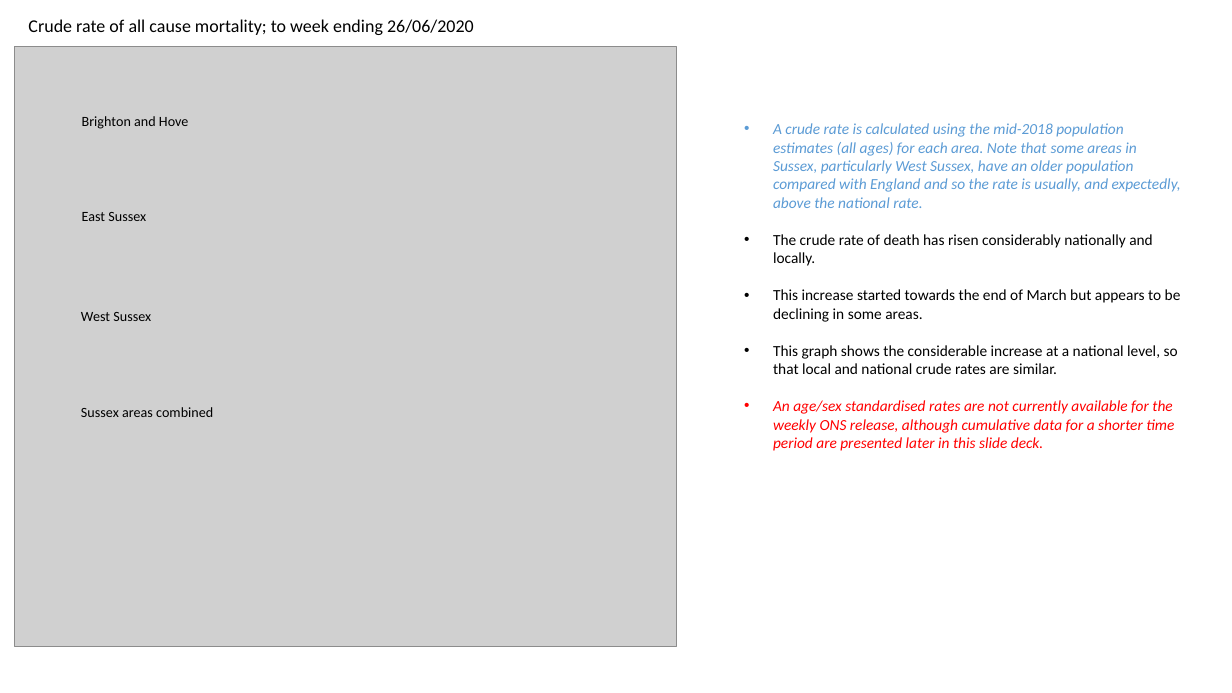
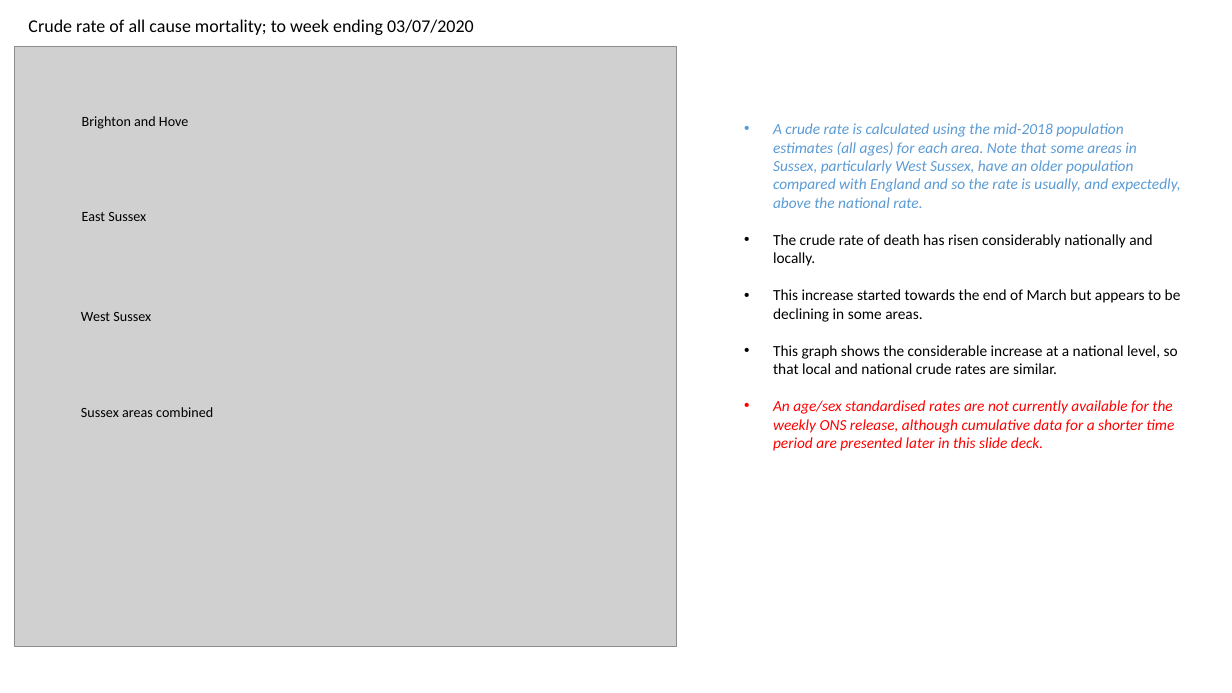
Before and after one commit to psychty/another_covid_repo, a slide deck: slide 4 of Weekly_mortality_updates_Sussex/Death Slides - Brighton and Hove 14th July update.pptx. Drawn at 1232x693 pixels with LibreOffice and Linux fonts; fonts in the diff are those of the drawing; grey boxes stand for pictures. Boxes give left, top, right and bottom in pixels: in the first picture for what was removed or moved away, otherwise in the second. Text is boxed around its words. In the diff, an @@ line names an element or a change of style, - is before the commit and + after.

```diff
--- a/Weekly_mortality_updates_Sussex/Death Slides - Brighton and Hove 14th July update.pptx
+++ b/Weekly_mortality_updates_Sussex/Death Slides - Brighton and Hove 14th July update.pptx
@@ text at (28,19,474,35): text changed @@
-Crude rate of all cause mortality; to week ending 26/06/2020
+Crude rate of all cause mortality; to week ending 03/07/2020
```
Also in this commit, not shown: 8 other slides changed, 26 other files.
